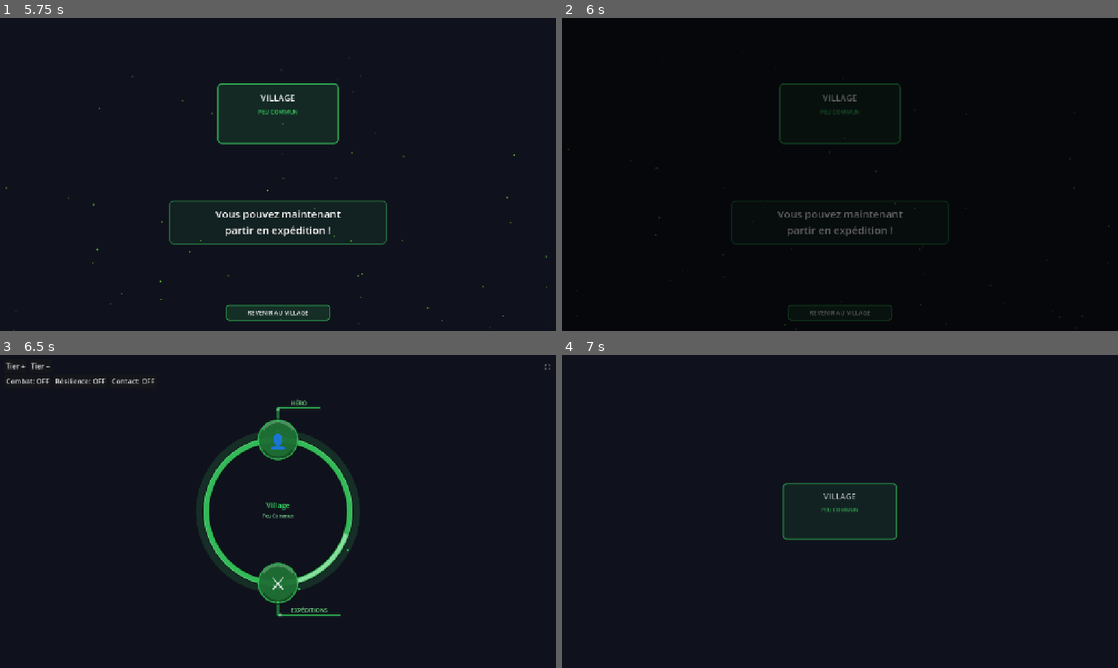
Above: before the commit, frames 1-4 (two rows, left to right).
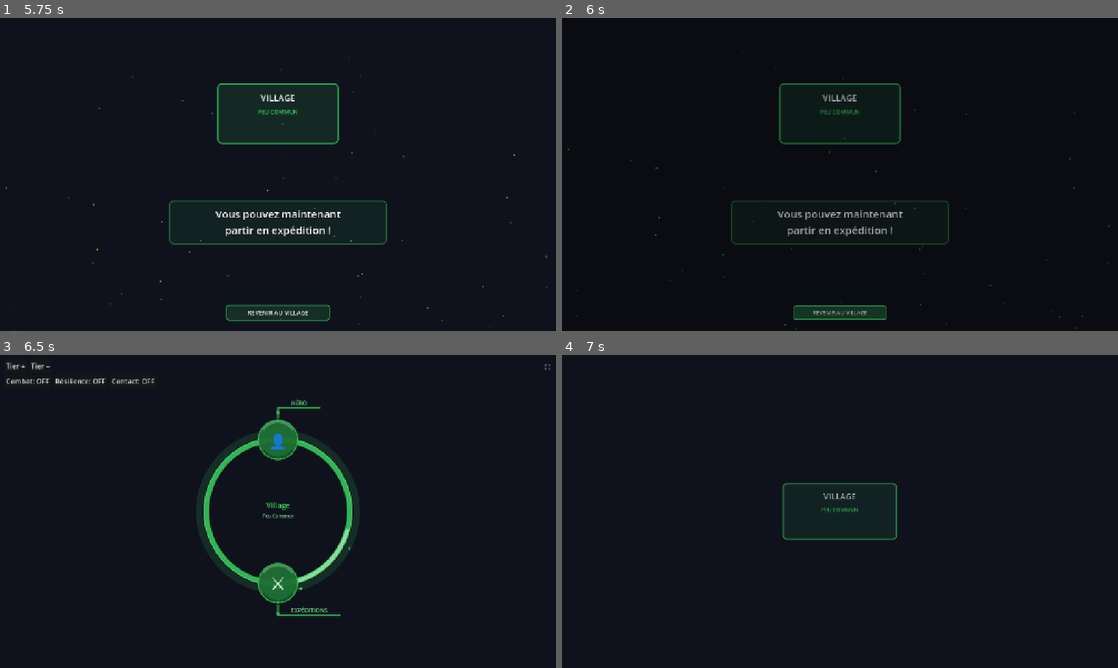
Above: after the commit, the same moments.

Repository: Rhend/Reliquary
Game: Godot game, scene res://scenes/village/village.tscn
Two runs of this game, one before a commit and one after it. Both use one fixed random seed, a clock stepped at 60 frames per second and the inputs below.
Inputs (mouse positions are in pixels of both pictures, inside the frame that each line leads up to):
- Up to frame 1 (5.75 s): click "Tier +" at 0.5 s; tap Enter at 1.25, 1.35, 2.85, 4.35 s; move the mouse to (400, 158) at 1.27 s; click (400, 158) at 1.42 s; tap Space at 1.52, 4.52 s; drag from (166, 190) to (250, 237) at 2.02 s; move the mouse to (333, 105) at 2.77 s; click (333, 105) at 2.92 s; drag from (250, 237) to (111, 127) at 3.52 s; move the mouse to (444, 221) at 4.27 s; click (444, 221) at 4.42 s; drag from (111, 127) to (194, 96) at 5.02 s
- Up to frame 2 (6 s): click "REVENIR AU VILLAGE" at 5.75 s
- Up to frame 3 (6.5 s): no input
- Up to frame 4 (7 s): click "Tier −" at 6.5 s

Frame 1 is identical in both runs. In frame 2, 2.0% of the frame differs, in the area x 1-99%, y 20-100%; in frame 3, less than 0.1%; in frame 4, nothing differs.

Commit message:
polish: bouton retour village avec hover/press juice
- 3 styleboxes distinctes (normal/hover/pressed) via UIHelpers.card_style
- mouse_entered: scale 1.08 avec EASE_OUT + TRANS_BACK (0.12s)
- mouse_exited:  scale retour 1.0 (0.10s)
- pressed: squash 0.90 (0.07s) puis _phase6_return — meme feel que HexItem

Co-Authored-By: Claude Sonnet 4.6 <noreply@anthropic.com>

Diff:
--- a/scenes/village/EvolutionRitual.gd
+++ b/scenes/village/EvolutionRitual.gd
@@ -483,29 +483,36 @@
 	var to_tier  := _params.get("to_tier", 1) as int
 	var to_color := UIColors.tier_color(to_tier)
 
-	var btn_style := StyleBoxFlat.new()
-	btn_style.bg_color     = Color(to_color.r, to_color.g, to_color.b, 0.15)
-	btn_style.border_color = Color(to_color.r, to_color.g, to_color.b, 0.70)
-	btn_style.border_width_left   = 2; btn_style.border_width_right  = 2
-	btn_style.border_width_top    = 2; btn_style.border_width_bottom = 2
-	btn_style.corner_radius_top_left     = 6; btn_style.corner_radius_top_right    = 6
-	btn_style.corner_radius_bottom_left  = 6; btn_style.corner_radius_bottom_right = 6
-
 	var btn := Button.new()
 	btn.text = "REVENIR AU VILLAGE"
-	btn.add_theme_stylebox_override("normal",  btn_style)
-	btn.add_theme_stylebox_override("hover",   btn_style)
-	btn.add_theme_stylebox_override("pressed", btn_style)
+	btn.add_theme_stylebox_override("normal",   UIHelpers.card_style(to_color, 0.15, 0.70, 2, 6))
+	btn.add_theme_stylebox_override("hover",    UIHelpers.card_style(to_color, 0.32, 1.00, 2, 6))
+	btn.add_theme_stylebox_override("pressed",  UIHelpers.card_style(to_color, 0.45, 1.00, 2, 6))
+	btn.add_theme_stylebox_override("focus",    UIHelpers.card_style(to_color, 0.15, 0.70, 2, 6))
 	btn.add_theme_color_override("font_color", Color.WHITE)
 	btn.add_theme_font_size_override("font_size", 14)
 	btn.anchor_left   = 0.5; btn.anchor_right  = 0.5
 	btn.anchor_top    = 1.0; btn.anchor_bottom = 1.0
 	btn.offset_left   = -120.0; btn.offset_right  = 120.0
 	btn.offset_top    = -60.0;  btn.offset_bottom = -24.0
+	btn.pivot_offset  = Vector2(120.0, 18.0)
 	btn.modulate.a    = 0.0
 	btn.z_index       = 60
-	btn.pressed.connect(_phase6_return)
 	add_child(btn)
+
+	btn.mouse_entered.connect(func() -> void:
+		var tw := btn.create_tween().set_ease(Tween.EASE_OUT).set_trans(Tween.TRANS_BACK)
+		tw.tween_property(btn, "scale", Vector2(1.08, 1.08), 0.12)
+	)
+	btn.mouse_exited.connect(func() -> void:
+		var tw := btn.create_tween().set_ease(Tween.EASE_OUT)
+		tw.tween_property(btn, "scale", Vector2.ONE, 0.10)
+	)
+	btn.pressed.connect(func() -> void:
+		var tw := btn.create_tween().set_trans(Tween.TRANS_SINE)
+		tw.tween_property(btn, "scale", Vector2(0.90, 0.90), 0.07)
+		tw.tween_callback(_phase6_return)
+	)
 
 	create_tween().tween_property(btn, "modulate:a", 1.0, 0.4)
 
